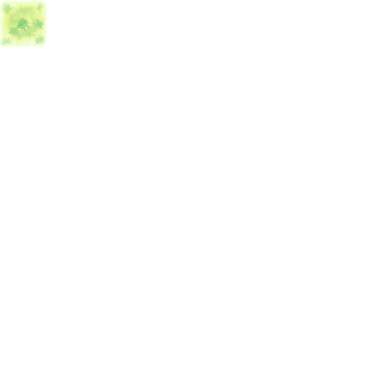
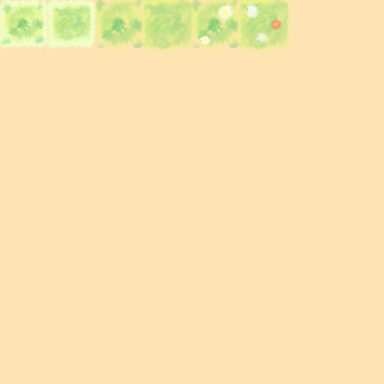
Comparing the layer stacks of the two 384 × 384 images. Changes:
added group "Copia de Tile2" with 3 layers above "Copia de Tile1" over (0, 0, 128, 128)
added layer "Capa de pintura 4" (1st of 8, in "Copia de Tile2") in group "Copia de Tile2" over (0, 0, 128, 128)
added layer "Capa de pintura 3" (1st of 8, in "Copia de Tile2") in group "Copia de Tile2" over (0, 0, 128, 64)
added layer "Capa de pintura 2" (1st of 4, in "Copia de Tile2") in group "Copia de Tile2" over (0, 0, 128, 128)
added group "Copia de Tile1" with 3 layers above "Tile6" over (0, 0, 128, 128)
added layer "Capa de pintura 2" (2nd of 4, in "Copia de Tile1") in group "Copia de Tile1" over (0, 0, 128, 128)
added group "Tile6" with 3 layers above "Tile5" over (160, 0, 352, 64)
added layer "Capa de pintura 6" in group "Tile6" over (192, 0, 320, 64)
added layer "Capa de pintura 4" (3rd of 8, in "Tile6") in group "Tile6" over (160, 0, 352, 64)
added layer "Capa de pintura 3" (3rd of 8, in "Tile6") in group "Tile6" over (160, 0, 352, 64)
added group "Tile5" with 3 layers above "Tile4" over (160, 0, 288, 64)
added layer "Capa de pintura 4" (4th of 8, in "Tile5") in group "Tile5" over (160, 0, 288, 64)
added layer "Capa de pintura 3" (4th of 8, in "Tile5") in group "Tile5" over (160, 0, 288, 64)
added group "Tile4" with 2 layers above "Tile 3" over (64, 0, 256, 64)
added layer "Capa de pintura 4" (5th of 8, in "Tile4") in group "Tile4" over (64, 0, 256, 64)
added layer "Capa de pintura 3" (5th of 8, in "Tile4") in group "Tile4" over (64, 0, 256, 64)
added group "Tile2" with 3 layers above "Tile1" over (0, 0, 128, 128)
added layer "Capa de pintura 4" (7th of 8, in "Tile2") in group "Tile2" over (0, 0, 128, 128)
added layer "Capa de pintura 2" (3rd of 4, in "Tile2") in group "Tile2" over (0, 0, 128, 128)
painted on "Capa de pintura 2" (4th of 4, in "Tile1") over (0, 0, 128, 128)
painted on "Capa de pintura 1" over (0, 0, 384, 384)
…and 7 more changes (7 added)
